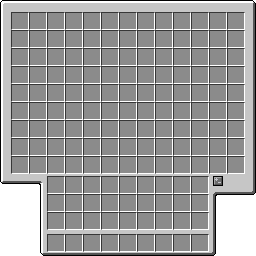
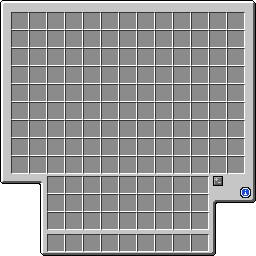
Comparing the layer stacks of the two 256 × 256 images. Changes:
painted on "Mockup" over [240, 187, 251, 198]
painted on "Background" over [213, 191, 256, 204]
